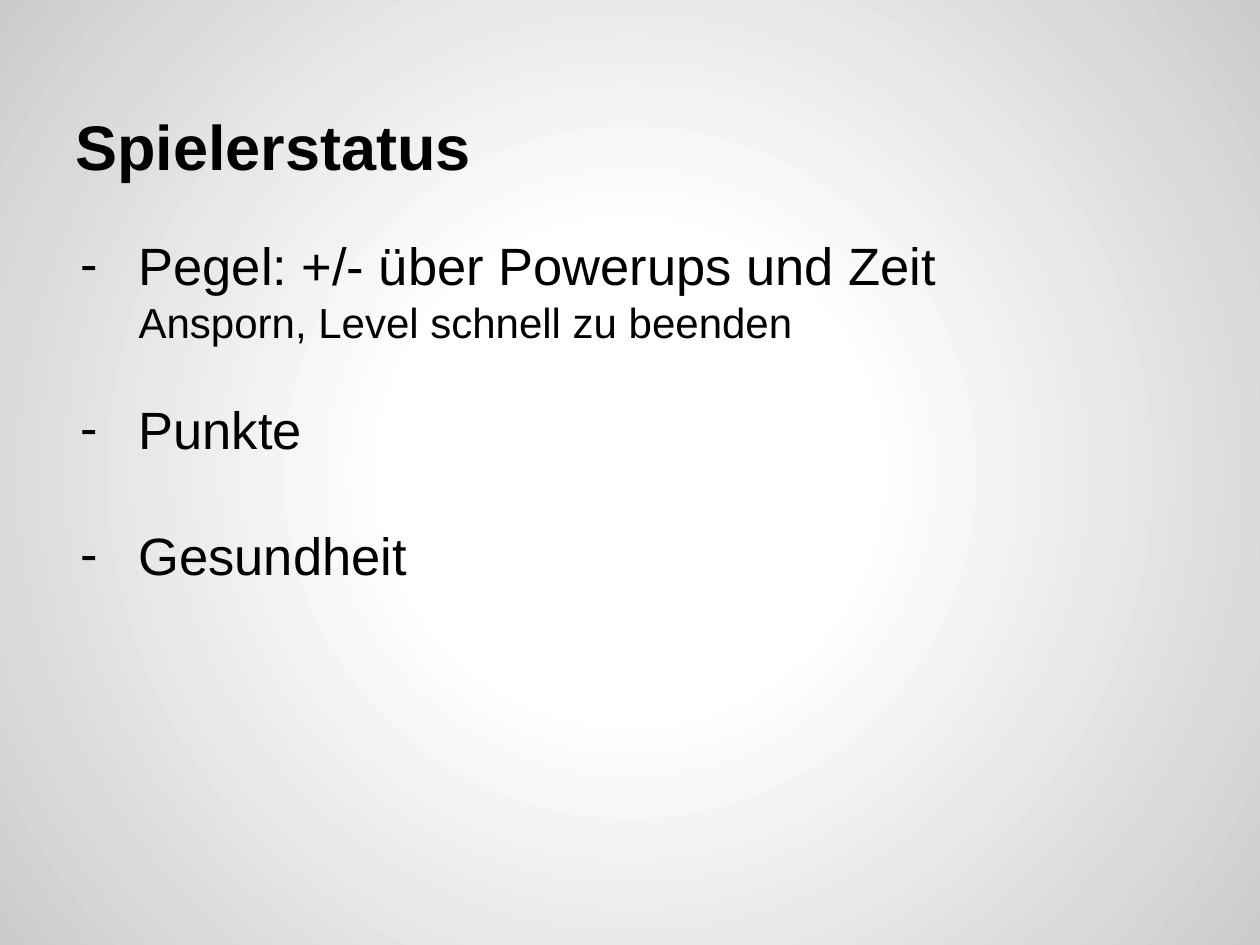
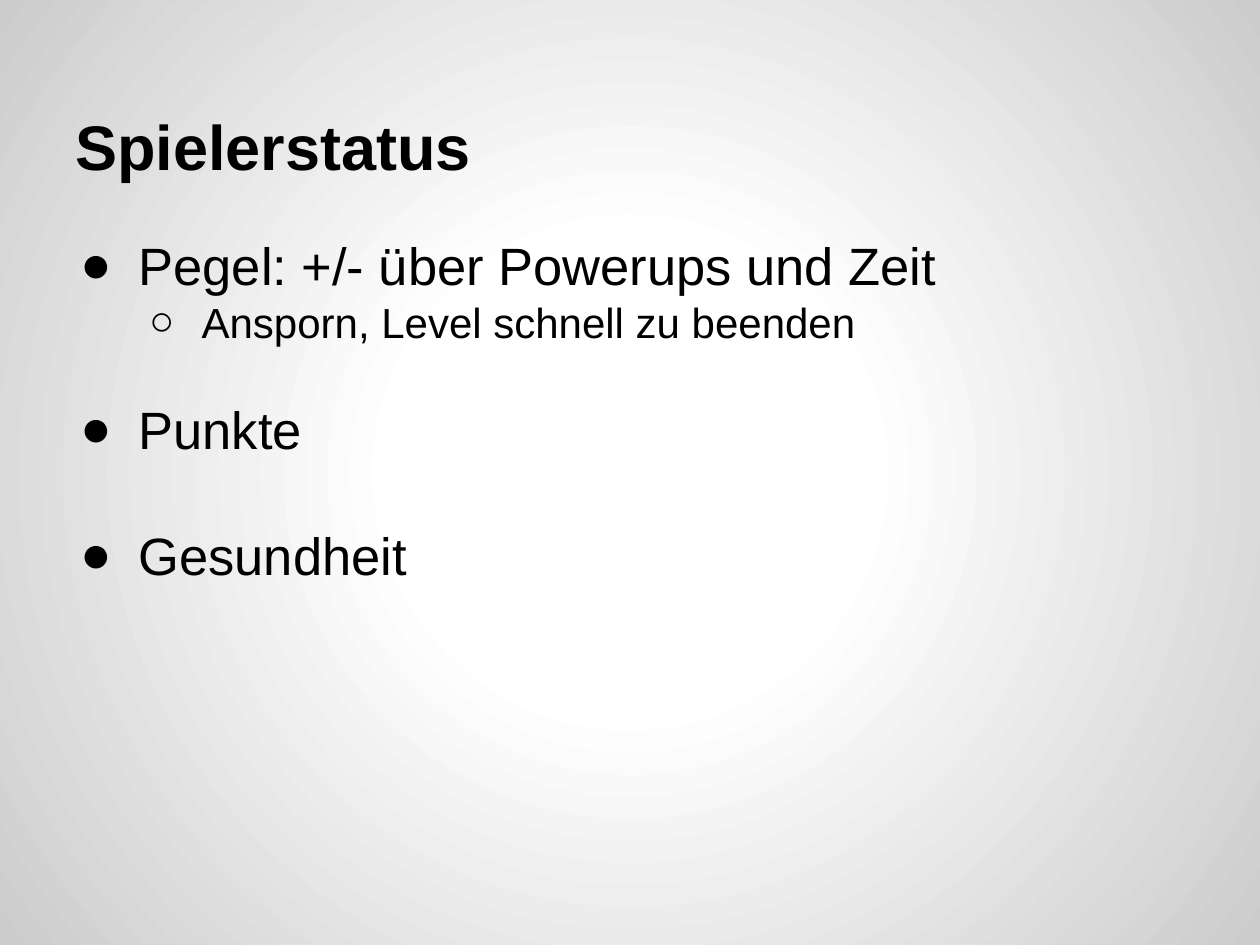
Before and after one commit to pffelix/Oktoberfest-Run, a slide deck: slide 5 of OOD/Präsentation/ Präsentation 3.6.15 ohne Zusatzfolien.pptx. Drawn at 1260x945 pixels with LibreOffice and Linux fonts; fonts in the diff are those of the drawing. Boxes give left, top, right and bottom in pixels: in the first picture for what was removed or moved away, otherwise in the second. Text is boxed around its words. In the diff, an @@ line names an element or a change of style, - is before the commit and + after.

```diff
--- a/OOD/Präsentation/ Präsentation 3.6.15 ohne Zusatzfolien.pptx
+++ b/OOD/Präsentation/ Präsentation 3.6.15 ohne Zusatzfolien.pptx
@@ text "Pegel: +/- über Powerups und ..." at [139, 247, 935, 576]: bullet - to ●; bullet none to ○; list level 1 to 2 in "Ansporn, Level schnell zu beenden" @@
```
Also in this commit, not shown: 9 other slides changed, 1 other file.
